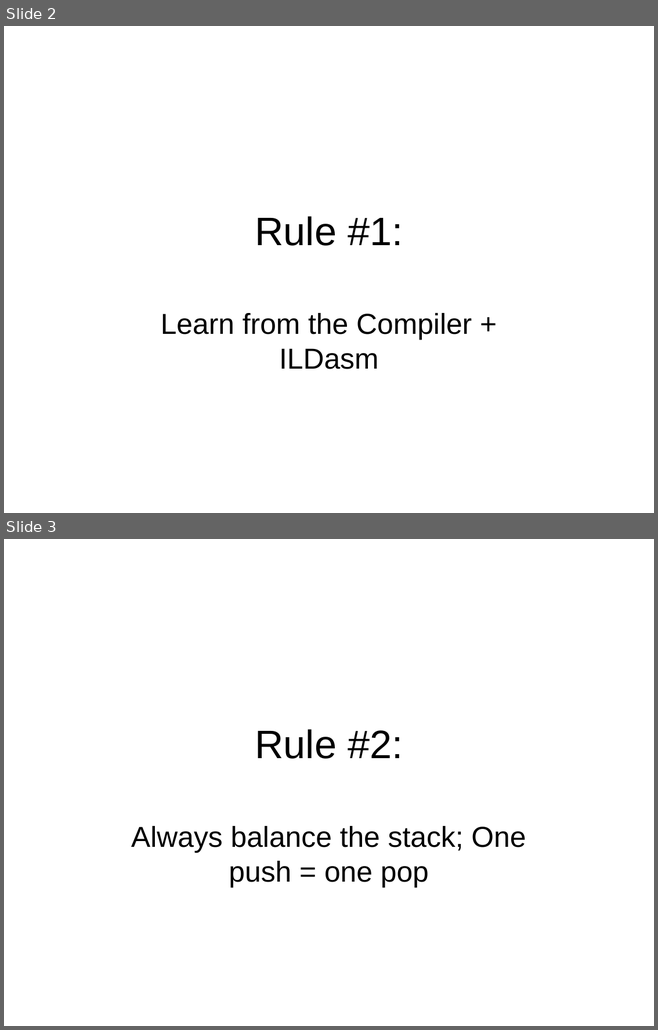
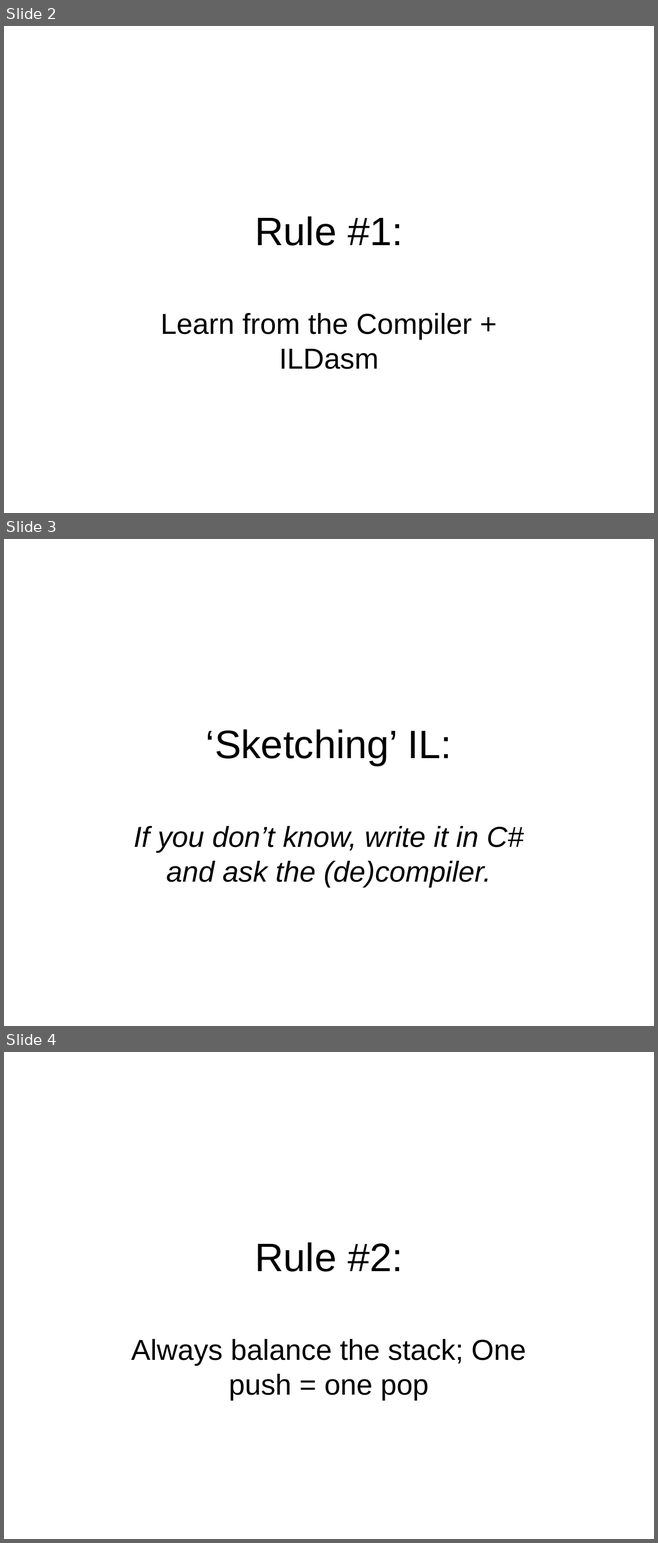
Before and after one commit to philiplaureano/ILRewritingTalk, a slide deck: Ten Simple Rules for Rewriting IL.ppt. Shown one above the other, each under a label of ours: slides 2 and 3 before the commit, slides 2, 3 and 4 after it. The pictures are 658x1030 and 658x1543 pixels, drawn with LibreOffice and Linux fonts; fonts in the diff are those of the drawing. Boxes give left, top, right and bottom in pixels: in the first picture for what was removed or moved away, otherwise in the second. Text is boxed around its words. In the diff, an @@ line names an element or a change of style, - is before the commit and + after.

```diff
--- a/Ten Simple Rules for Rewriting IL.ppt
+++ b/Ten Simple Rules for Rewriting IL.ppt
@@ slide 3 added at box(4, 539, 654, 1026), background #FFFFFF @@
@@ title added at box(206, 729, 451, 765), 44 pt, text #000000 @@
+‘Sketching’ IL:
@@ subtitle added at box(133, 826, 524, 888), 32 pt, text #000000, italic @@
+If you don’t know, write it in C# and ask the (de)compiler.
@@ what was slide 3 is now slide 4 @@
```
Also in this commit, not shown: 5 other slides added, 15 other files.
